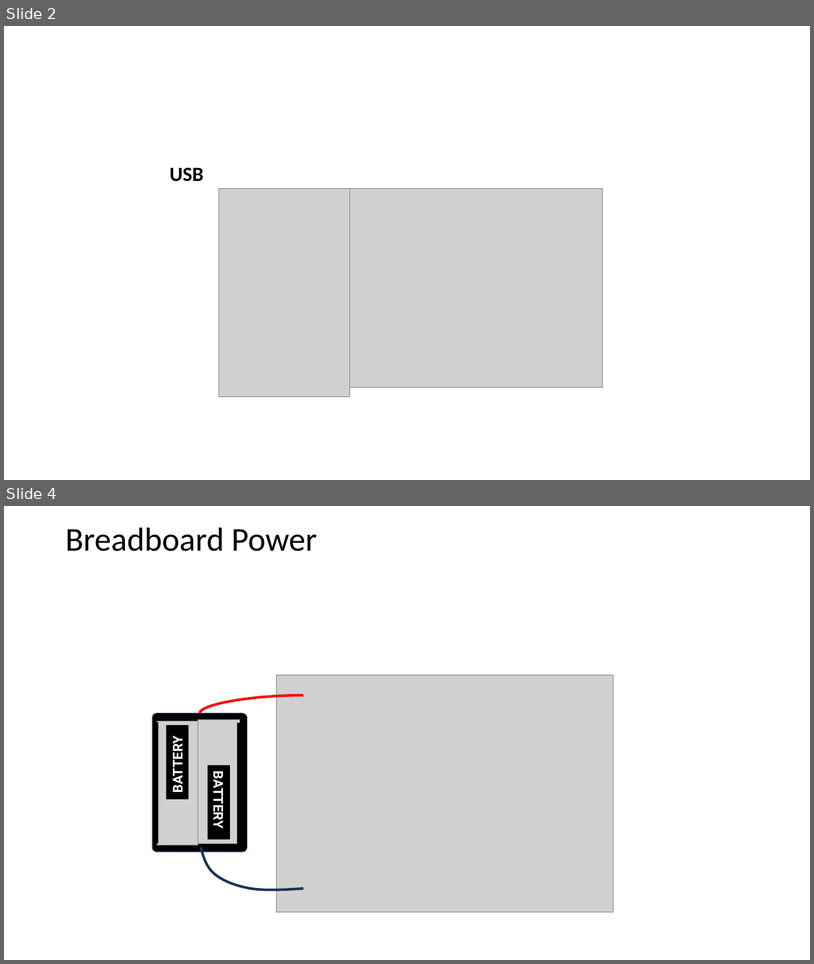
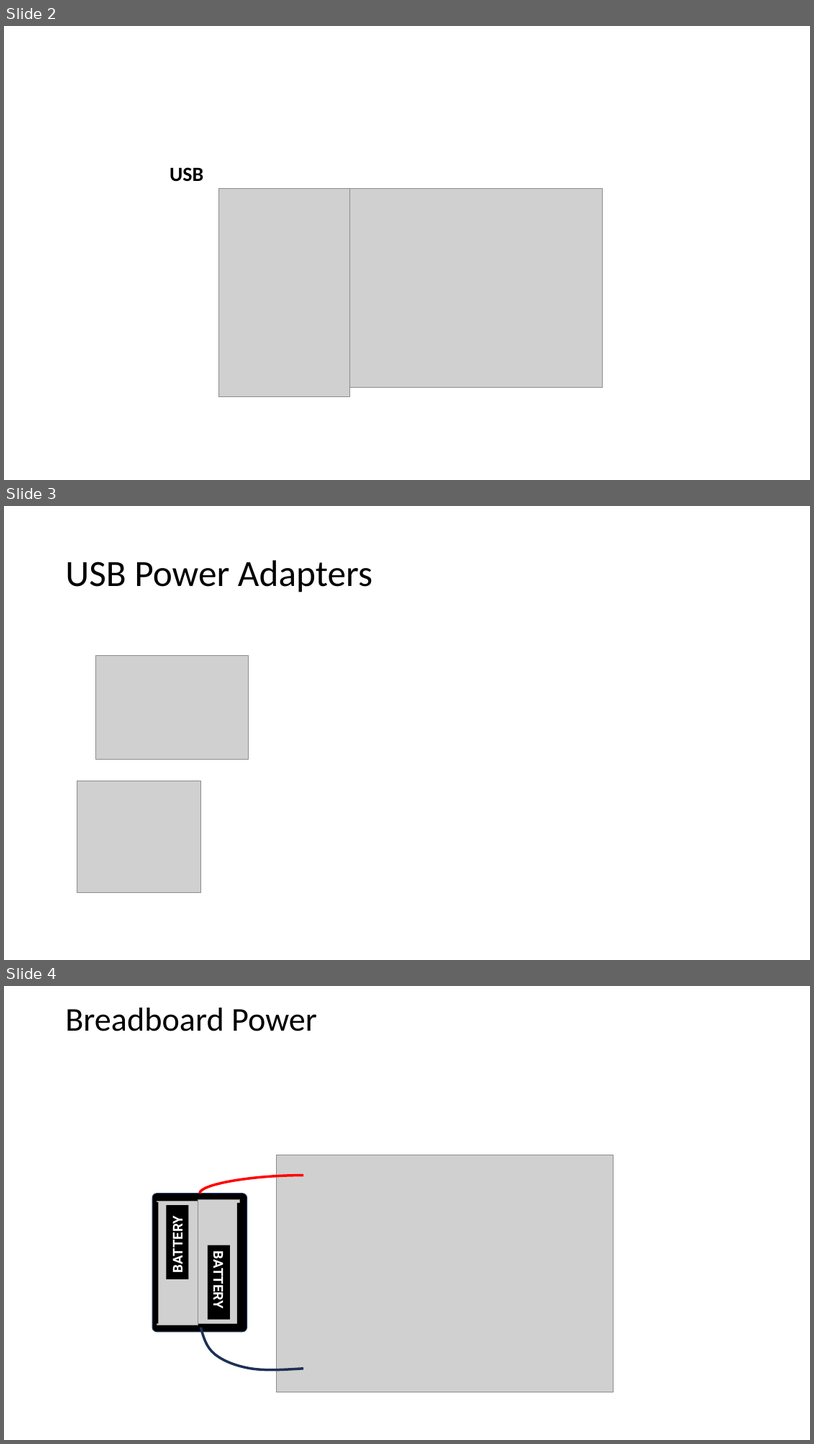
Before and after one commit to dmccreary/beginning-electronics, a slide deck: slides/Breadboard-Basics.pptx. Shown one above the other, each under a label of ours: slides 2 and 4 before the commit, slides 2, 3 and 4 after it; the slides between them are not shown. The pictures are 814x964 and 814x1444 pixels, drawn with LibreOffice and Linux fonts; fonts in the diff are those of the drawing; grey boxes stand for pictures. Boxes give left, top, right and bottom in pixels: in the first picture for what was removed or moved away, otherwise in the second. Text is boxed around its words. In the diff, an @@ line names an element or a change of style, - is before the commit and + after.

```diff
--- a/slides/Breadboard-Basics.pptx
+++ b/slides/Breadboard-Basics.pptx
@@ slide 3 added at box(4, 506, 810, 960), background #FFFFFF @@
@@ title added at box(65, 560, 373, 592), 44 pt, text #000000 @@
+USB Power Adapters
@@ picture added at box(95, 656, 248, 759) @@
@@ picture added at box(77, 780, 201, 893) @@
```
Also in this commit, not shown: 1 slide removed, 4 other files.
